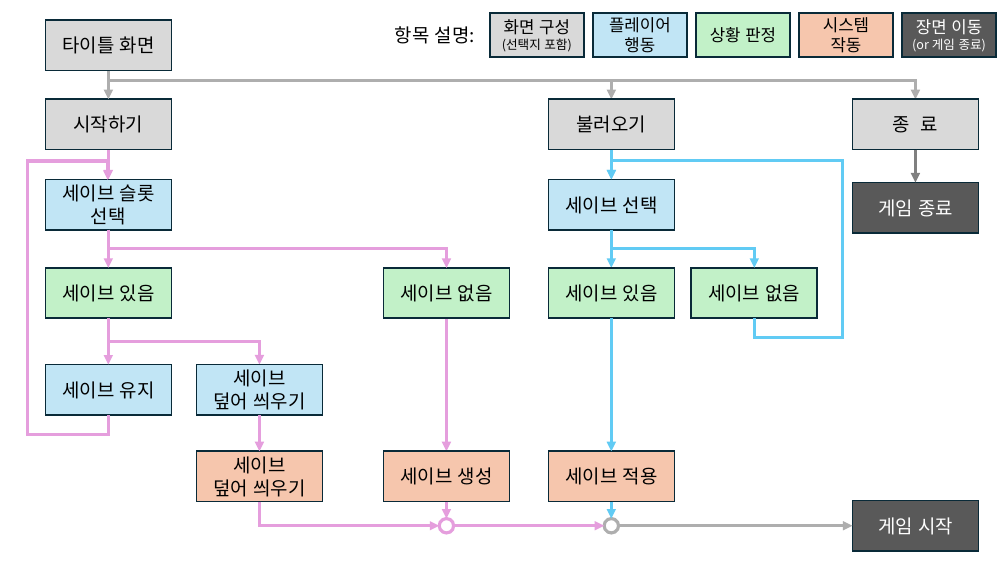
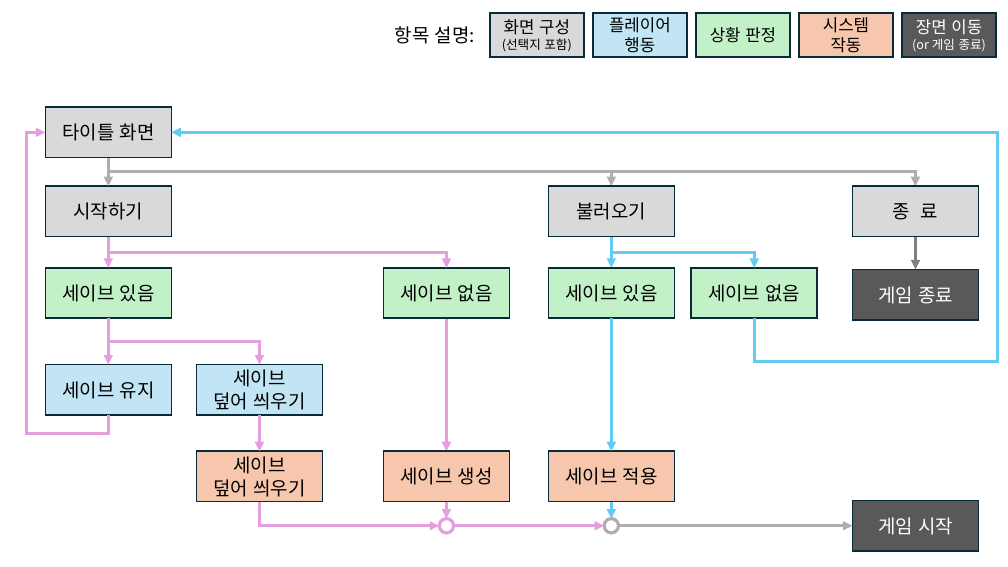
Before and after one commit to lsu0503/TextRPG_TeamProject2nd, a slide deck: slide 1 of Documents/TextRPG_와이어프레임.pptx. Drawn at 1008x567 pixels with LibreOffice and Linux fonts; fonts in the diff are those of the drawing. Boxes give left, top, right and bottom in pixels: in the first picture for what was removed or moved away, otherwise in the second. Text is boxed around its words. In the diff, an @@ line names an element or a change of style, - is before the commit and + after.

```diff
--- a/Documents/TextRPG_와이어프레임.pptx
+++ b/Documents/TextRPG_와이어프레임.pptx
@@ elbow arrow moved from (109, 416) - (108, 180) to (108, 415) - (45, 132) @@
@@ elbow arrow moved from (755, 318) - (612, 179) to (755, 318) - (172, 132) @@
@@ rectangle removed at (45, 179, 172, 230) @@
-세이브 슬롯 선택
@@ arrow removed from (108, 150) to (108, 179) @@
@@ rectangle removed at (548, 179, 675, 230) @@
-세이브 선택
@@ arrow removed from (612, 150) to (612, 179) @@
@@ elbow arrow moved from (108, 230) - (447, 268) to (108, 237) - (447, 268) @@
@@ arrow moved from (108, 230) - (108, 268) to (108, 237) - (108, 268) @@
@@ elbow arrow moved from (612, 230) - (755, 268) to (612, 237) - (755, 268) @@
@@ arrow moved from (612, 230) - (612, 268) to (612, 237) - (612, 268) @@
@@ 5 rectangles, 2 elbow arrows, 2 arrows: place and size @@
-5 rectangles, 2 elbow arrows, 2 arrows at (45, 20, 979, 233)
+5 rectangles, 2 elbow arrows, 2 arrows at (45, 107, 979, 320)
```
Also in this commit, not shown: 4 other slides changed, 2 slides removed, 1 other file.
